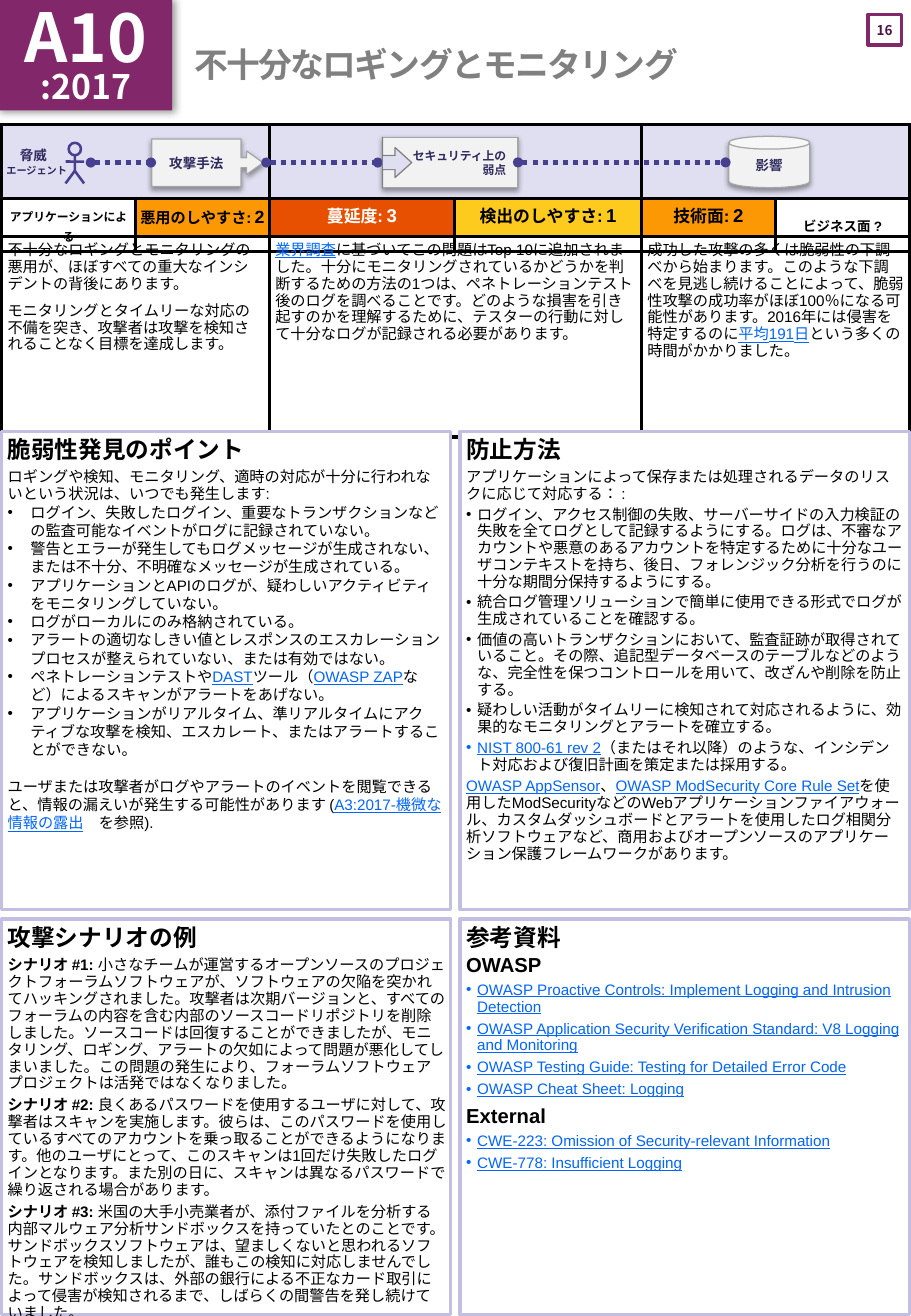
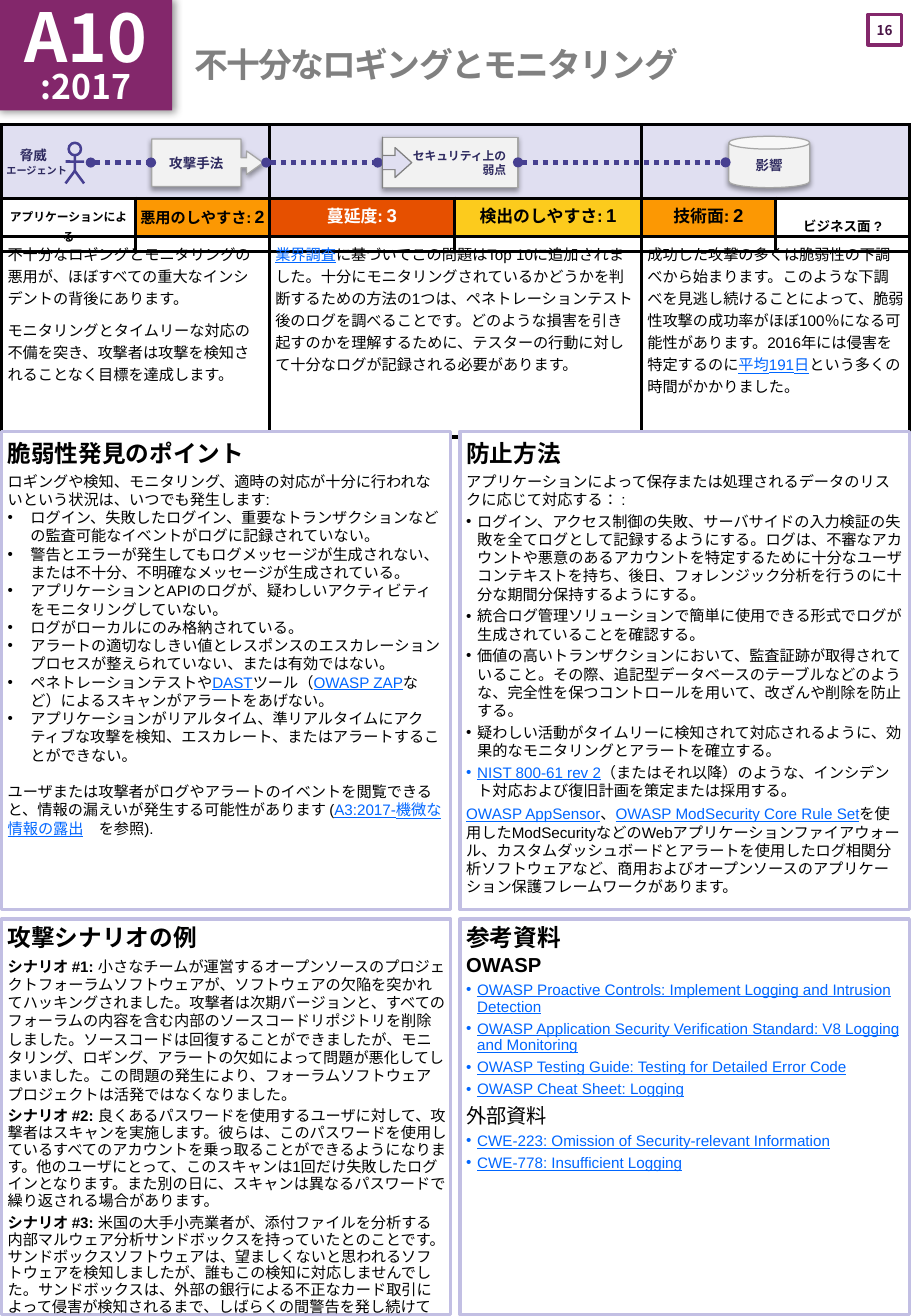
Before and after one commit to OWASP/Top10, a slide deck: slide 17 of 2017/ja/OWASP Top 10-2017(ja).pptx. Drawn at 911x1316 pixels with LibreOffice and Linux fonts; fonts in the diff are those of the drawing. Boxes give left, top, right and bottom in pixels: in the first picture for what was removed or moved away, otherwise in the second. Text is boxed around its words. In the diff, an @@ line names an element or a change of style, - is before the commit and + after.

Commit message:
ページごとに読み合わせをした版
これで公開できるかな！？

```diff
--- a/2017/ja/OWASP Top 10-2017(ja).pptx
+++ b/2017/ja/OWASP Top 10-2017(ja).pptx
@@ table at box(1, 125, 910, 1198) @@
@@ line spacing 10pt to 1 @@
@@ text at box(8, 441, 431, 507): line spacing 0.9 to 1; line spacing 10pt to 1 @@
@@ text at box(466, 441, 902, 894): line spacing 0.9 to 1; line spacing 10pt to 1 @@
@@ text at box(477, 514, 902, 602): text changed @@
-• ログイン、アクセス制御の失敗、サーバーサイドの入力検証の失敗を全てログとして記録するようにする。ログは、不審なアカウントや悪意のあるアカウントを特定するために十分なユーザコンテキストを持ち、後日、フォレンジック分析を行うのに十分な期間分保持するようにする。
+• ログイン、アクセス制御の失敗、サーバサイドの入力検証の失敗を全てログとして記録するようにする。ログは、不審なアカウントや悪意のあるアカウントを特定するために十分なユーザコンテキストを持ち、後日、フォレンジック分析を行うのに十分な期間分保持するようにする。
@@ text at box(8, 959, 446, 1101): line spacing 10pt to 1 @@
@@ text at box(466, 1106, 547, 1125): text changed; bold off @@
-External
+外部資料
```
Also in this commit, not shown: 18 other slides changed, 1 other file.
